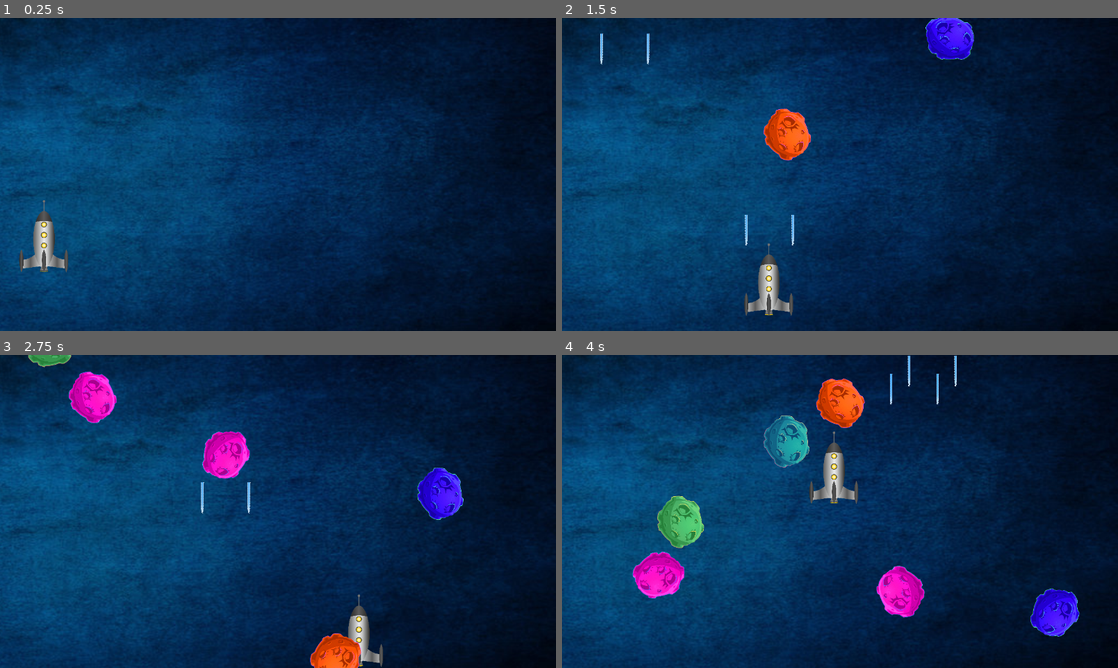
Above: before the commit, frames 1-4 (two rows, left to right).
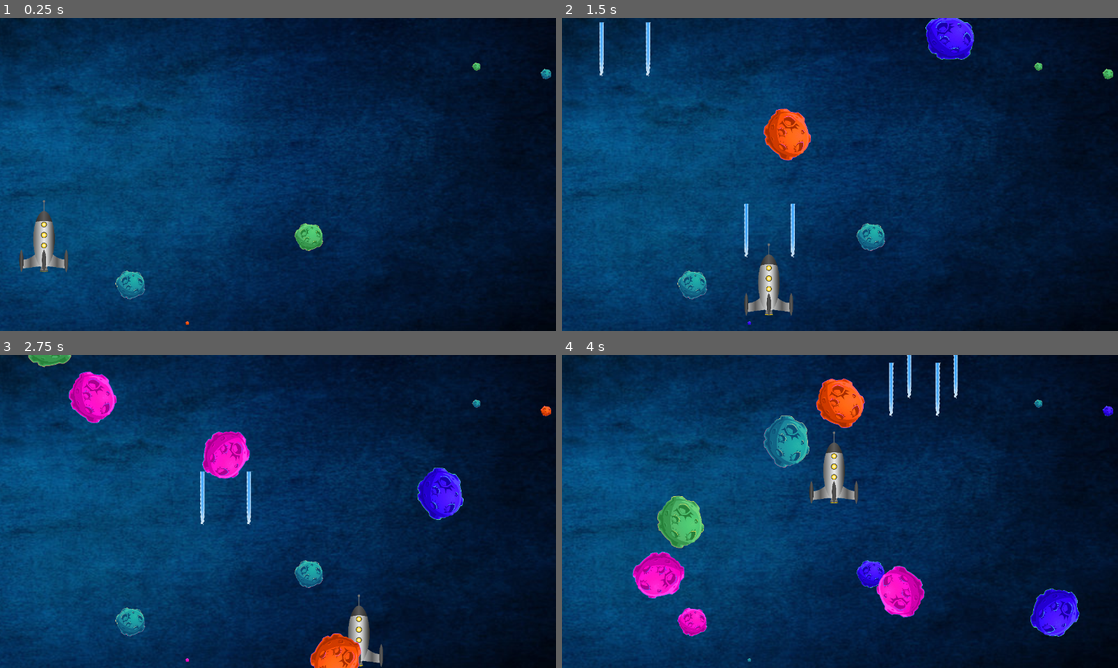
Above: after the commit, the same moments.

Repository: jstroud107/rocket-game
Game: Godot game, scene res://Scenes/level.tscn
The game is run twice, just before and just after one commit, with the same random seed, the same clock (stepped at 60 frames per second) and the same inputs.
Inputs:
- Up to frame 1 (0.25 s): no input
- Up to frame 2 (1.5 s): hold Right (right) 0.53-1.28 s; tap Space (shoot) at 0.6, 1.35 s; hold Down (down) from 1.28 s (still down)
- Up to frame 3 (2.75 s): release Down (down) at 2.03 s; hold Right (right) from 2.03 s (still down); tap Space (shoot) at 2.1 s
- Up to frame 4 (4 s): release Right (right) at 2.78 s; hold Up (up) 2.78-3.53 s; tap Space (shoot) at 2.85, 3.6 s; hold Left (left) from 3.53 s (still down)

The runs differ from the first frame. In frame 1, 0.8% of the frame differs, in the area x 20-100%, y 14-98%; in frame 2, 1.2%; in frame 3, 1.0%; in frame 4, 1.2%, in the area x 20-100%, y 0-98%.

Commit message:
Added more design files to the game

Diff:
--- a/Scenes/laser.gd
+++ b/Scenes/laser.gd
@@ -2,6 +2,10 @@
 
 @export var speed: int = 500
 
+func _ready():
+	var tween = create_tween()
+	tween.tween_property($laserImage, 'scale', Vector2(0.25,0.25), 0.1).from(Vector2(0,0))
+
 # Called every frame. 'delta' is the elapsed time since the previous frame.
 func _process(delta: float) -> void:
 	position.y -= speed * delta
--- a/Scenes/level.gd
+++ b/Scenes/level.gd
@@ -3,6 +3,24 @@
 #1. Load the scene
 var meteor_scene: PackedScene = load("res://Scenes/meteor.tscn")
 var laser_scene: PackedScene = load("res://Scenes/laser.tscn")
+
+func _ready():
+	#fake meteors
+	var size := get_viewport().get_visible_rect().size
+	var rng := RandomNumberGenerator.new()
+	for meteor in $FakeMeteors.get_children():
+		# position
+		var random_x = rng.randi_range(0, int(size.x))
+		var random_y = rng.randi_range(0, int(size.y))
+		meteor.position = Vector2(random_x, random_y)
+
+		# scale
+		var random_scale = rng.randf_range(0,0.25)
+		meteor.scale = Vector2(random_scale,random_scale)
+
+		# speed
+		meteor.speed_scale = rng.randf_range(0.6,1.4)
+
 
 func _on_meteor_timer_timeout() -> void:
 	#2. Create an instance
--- a/Scenes/level.tscn
+++ b/Scenes/level.tscn
@@ -1,8 +1,40 @@
-[gd_scene load_steps=6 format=3 uid="uid://bv54du84vhk6m"]
+[gd_scene load_steps=13 format=3 uid="uid://bv54du84vhk6m"]
 
 [ext_resource type="Script" path="res://Scenes/level.gd" id="1_cy2sy"]
 [ext_resource type="Texture2D" uid="uid://c5jurakn0jpe1" path="res://bg.jpg" id="1_oogyt"]
 [ext_resource type="PackedScene" uid="uid://cjm6rk3ufnxtu" path="res://Scenes/player.tscn" id="2_16s73"]
+[ext_resource type="Texture2D" uid="uid://bdwuuuuq0uxra" path="res://Meteors/1.png" id="4_6dpun"]
+[ext_resource type="Texture2D" uid="uid://cba6qiu26u5hj" path="res://Meteors/2.png" id="5_gdl58"]
+[ext_resource type="Texture2D" uid="uid://b31d08qe2e2v2" path="res://Meteors/3.png" id="6_kraay"]
+[ext_resource type="Texture2D" uid="uid://ckx606b5qjs3c" path="res://Meteors/4.png" id="7_7resa"]
+[ext_resource type="Texture2D" uid="uid://dp70u1bw1vosq" path="res://Meteors/5.png" id="8_areyo"]
+[ext_resource type="Texture2D" uid="uid://ow7ub256bfdn" path="res://Meteors/6.png" id="9_cvko5"]
+
+[sub_resource type="SpriteFrames" id="SpriteFrames_6n5cj"]
+animations = [{
+"frames": [{
+"duration": 1.0,
+"texture": ExtResource("4_6dpun")
+}, {
+"duration": 1.0,
+"texture": ExtResource("5_gdl58")
+}, {
+"duration": 1.0,
+"texture": ExtResource("6_kraay")
+}, {
+"duration": 1.0,
+"texture": ExtResource("7_7resa")
+}, {
+"duration": 1.0,
+"texture": ExtResource("8_areyo")
+}, {
+"duration": 1.0,
+"texture": ExtResource("9_cvko5")
+}],
+"loop": true,
+"name": &"default",
+"speed": 30.0
+}]
 
 [sub_resource type="RectangleShape2D" id="RectangleShape2D_gly71"]
 size = Vector2(77, 795.5)
@@ -20,6 +52,43 @@
 
 [node name="Player" parent="." instance=ExtResource("2_16s73")]
 position = Vector2(684, 476)
+
+[node name="FakeMeteors" type="Node2D" parent="."]
+
+[node name="AnimatedSprite2D" type="AnimatedSprite2D" parent="FakeMeteors"]
+scale = Vector2(0.23254, 0.23)
+sprite_frames = SubResource("SpriteFrames_6n5cj")
+autoplay = "default"
+frame = 1
+frame_progress = 0.820891
+
+[node name="AnimatedSprite2D2" type="AnimatedSprite2D" parent="FakeMeteors"]
+scale = Vector2(0.23254, 0.23)
+sprite_frames = SubResource("SpriteFrames_6n5cj")
+autoplay = "default"
+frame = 1
+frame_progress = 0.820891
+
+[node name="AnimatedSprite2D3" type="AnimatedSprite2D" parent="FakeMeteors"]
+scale = Vector2(0.23254, 0.23)
+sprite_frames = SubResource("SpriteFrames_6n5cj")
+autoplay = "default"
+frame = 1
+frame_progress = 0.820891
+
+[node name="AnimatedSprite2D4" type="AnimatedSprite2D" parent="FakeMeteors"]
+scale = Vector2(0.23254, 0.23)
+sprite_frames = SubResource("SpriteFrames_6n5cj")
+autoplay = "default"
+frame = 1
+frame_progress = 0.820891
+
+[node name="AnimatedSprite2D5" type="AnimatedSprite2D" parent="FakeMeteors"]
+scale = Vector2(0.23254, 0.23)
+sprite_frames = SubResource("SpriteFrames_6n5cj")
+autoplay = "default"
+frame = 1
+frame_progress = 0.820891
 
 [node name="Borders" type="Node2D" parent="."]
 
Not shown, added: git status
